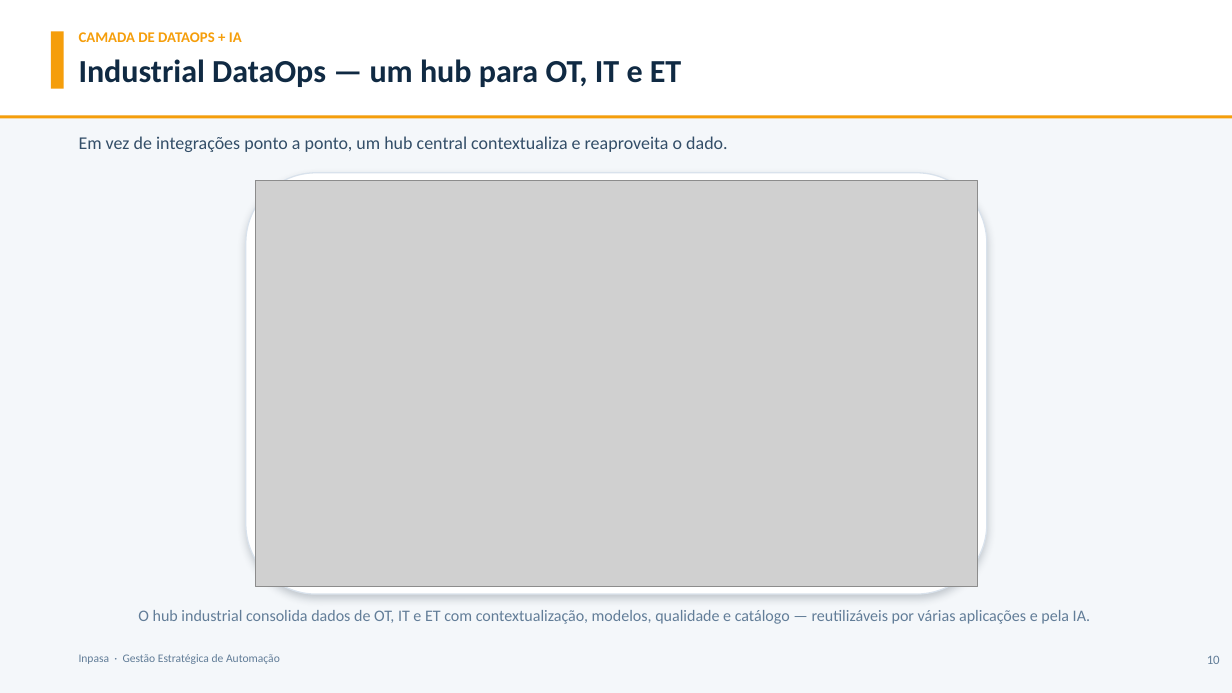
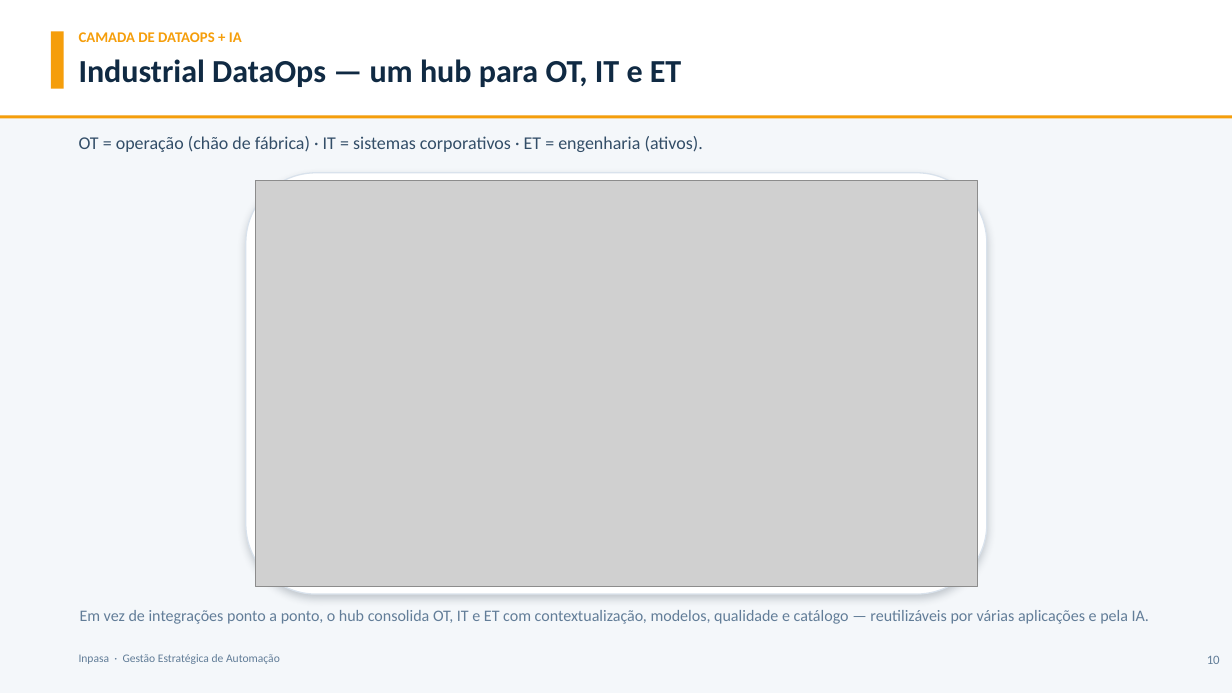
Before and after one commit to ItielGoncalves/ICG2025, a slide deck: slide 10 of 2026.06.28 - MULTI - DataOps na Prática IA a Serviço da Alta Gestão vFINAL.pptx. Drawn at 1232x693 pixels with LibreOffice and Linux fonts; fonts in the diff are those of the drawing; grey boxes stand for pictures. Boxes give left, top, right and bottom in pixels: in the first picture for what was removed or moved away, otherwise in the second. Text is boxed around its words. In the diff, an @@ line names an element or a change of style, - is before the commit and + after.

```diff
--- a/2026.06.28 - MULTI - DataOps na Prática IA a Serviço da Alta Gestão vFINAL.pptx
+++ b/2026.06.28 - MULTI - DataOps na Prática IA a Serviço da Alta Gestão vFINAL.pptx
@@ text at [79, 136, 703, 152]: text changed @@
-Em vez de integrações ponto a ponto, um hub central contextualiza e reaproveita o dado.
+OT = operação (chão de fábrica) · IT = sistemas corporativos · ET = engenharia (ativos).
@@ text at [80, 610, 1149, 624]: text changed @@
-O hub industrial consolida dados de OT, IT e ET com contextualização, modelos, qualidade e catálogo — reutilizáveis por várias aplicações e pela IA.
+Em vez de integrações ponto a ponto, o hub consolida OT, IT e ET com contextualização, modelos, qualidade e catálogo — reutilizáveis por várias aplicações e pela IA.
```
Also in this commit, not shown: 3 other files.
